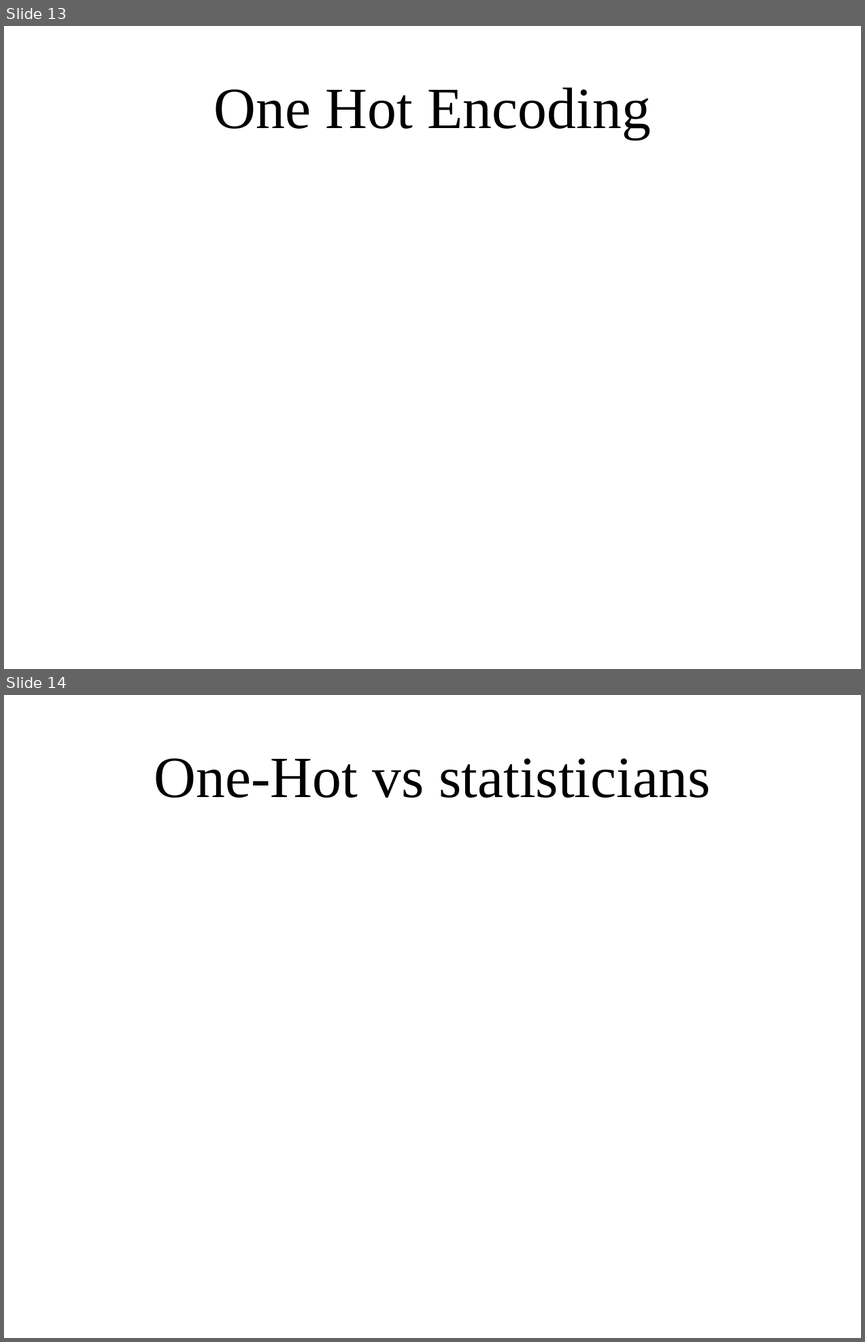
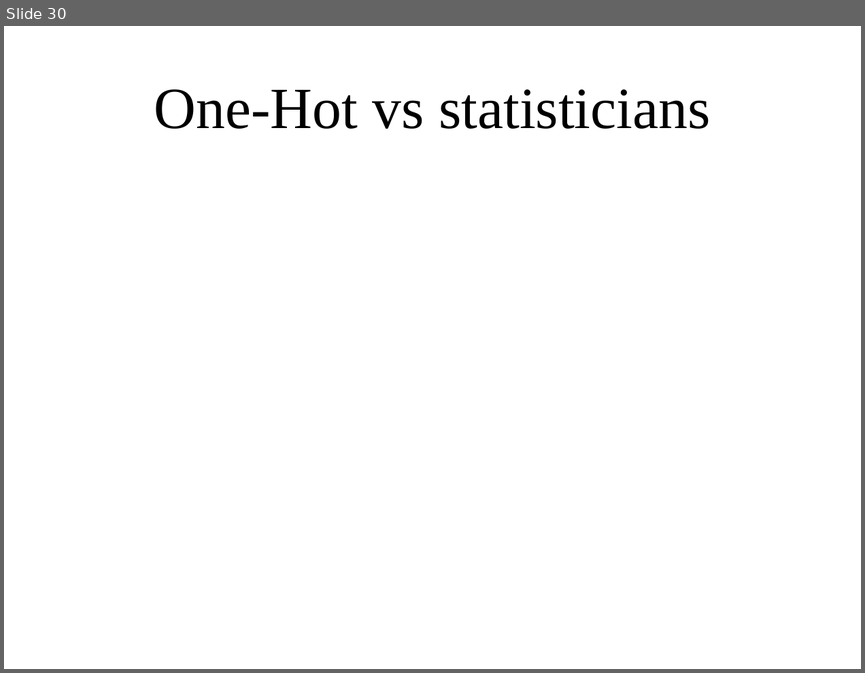
Before and after one commit to amueller/applied_ml_spring_2017, a slide deck: slides/aml-07-020817.odp. Shown one above the other, each under a label of ours: slides 13 and 14 before the commit, slide 30 after it. The pictures are 865x1342 and 865x673 pixels, drawn with LibreOffice and Linux fonts; fonts in the diff are those of the drawing. Boxes give left, top, right and bottom in pixels: in the first picture for what was removed or moved away, otherwise in the second. Text is boxed around its words. In the diff, an @@ line names an element or a change of style, - is before the commit and + after.

```diff
--- a/slides/aml-07-020817.odp
+++ b/slides/aml-07-020817.odp
@@ slide 13 removed at <box>4,26,861,669</box>, background #FFFFFF @@
@@ title removed at <box>214,87,651,139</box> @@
-One Hot Encoding
@@ what was slide 14 is now slide 30 @@
```
Also in this commit, not shown: 1 slide changed, 23 slides added, 4 other slides removed, 1 other file.
